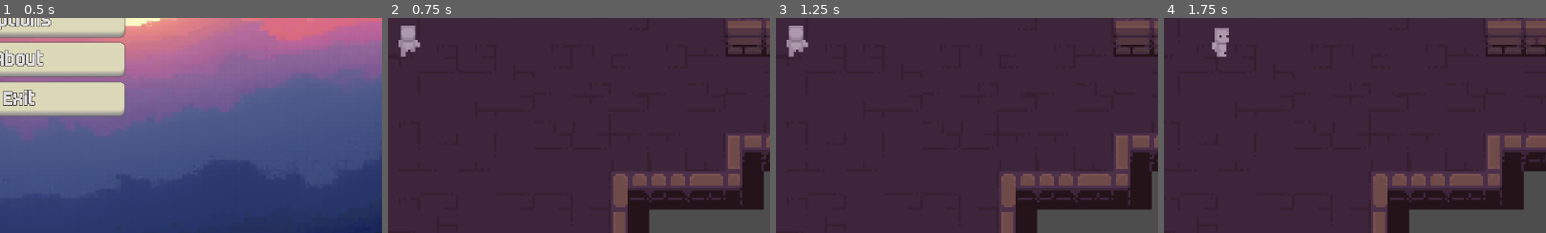
Above: before the commit, frames 1-4 (left to right).
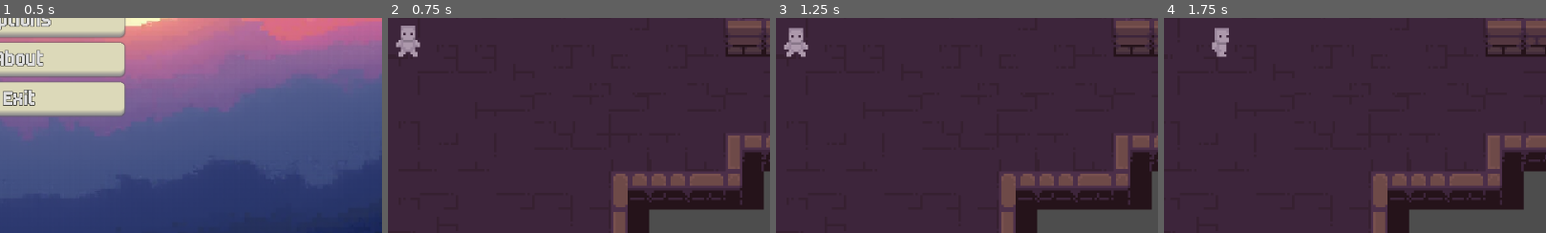
Above: after the commit, the same moments.

Repository: Ruarhid/GODOT_P
Game: Godot game, scene res://scenes/ui/main_menu.tscn
Same seed, same stepped clock (60 frames per second), same inputs: the game is played once before the commit and once after it.
Inputs (mouse positions are % of the whole screen's width and height, from its top left):
- Up to frame 1 (0.5 s): no input
- Up to frame 2 (0.75 s): click "Play" at 0.5 s
- Up to frame 3 (1.25 s): no input
- Up to frame 4 (1.75 s): move the mouse to (72, 45) at 1.27 s; hold Right (ui_right) from 1.28 s (still down); click (72, 45) at 1.42 s; tap Space at 1.52 s
The pictures show only the part of the screen within x 47-97%, y 45-95%; the shares and areas given below are measured in that part.

Frame 1 is identical in both runs. In frame 2, 0.1% of the frame differs, in the area x 2-8%, y 6-19%; in frame 3, 0.3%, in the area x 2-9%, y 3-19%; in frame 4, nothing differs.

Commit message:
move fix

Diff:
--- a/scripts/player.gd
+++ b/scripts/player.gd
@@ -1,34 +1,39 @@
 extends CharacterBody2D
 
+const SPEED = 50.0
+var last_direction = Vector2.DOWN  # По умолчанию вниз
+@onready var anime = $AnimatedSprite2D
 
-const SPEED = 50.0
-const JUMP_VELOCITY = -400.0
-
+func get_input():
+	var input_direction = Input.get_vector("ui_left", "ui_right", "ui_up", "ui_down")
+	velocity = input_direction * SPEED
+	# Обновляем last_direction, если есть движение
+	if input_direction != Vector2.ZERO:
+		last_direction = input_direction
 
 func _physics_process(_delta: float) -> void:
+	get_input()
+	update_animation(velocity)
+	move_and_slide()
 
-	if Input.is_action_pressed("ui_right"):
-		$AnimatedSprite2D.flip_h = false
-	if Input.is_action_pressed("ui_left"):
-		$AnimatedSprite2D.flip_h = true
-
-	var directionx:= Input.get_axis("ui_left", "ui_right")
-	var directiony:= Input.get_axis("ui_up", "ui_down")
-	if directionx or directiony:
-		velocity.x = directionx * SPEED
-		velocity.y = directiony * SPEED
+func update_animation(direction: Vector2):
+	if direction != Vector2.ZERO:
+		if abs(direction.x) > abs(direction.y):
+			if direction.x < 0:
+				anime.flip_h = true
+				anime.play("run_flip")
+			elif direction.x > 0:
+				anime.flip_h = false
+				anime.play("run_flip")
+		else:
+			anime.play("run_front" if direction.y > 0 else "run_back")
 	else:
-		velocity.x = move_toward(velocity.x, 0, SPEED)
-		velocity.y = move_toward(velocity.y, 0, SPEED)
-
-# Анимация
-	if velocity.y > 0:  # Движение вверх
-		$AnimatedSprite2D.play("run_front")
-	elif velocity.y < 0:  # Движение вниз
-		$AnimatedSprite2D.play("run_back")
-	elif velocity.x != 0:  # Движение влево или вправо
-		$AnimatedSprite2D.play("run_flip")  # Обычная анимация бега
-
-
-
-	move_and_slide()
+		if abs(last_direction.x) > abs(last_direction.y):
+			if last_direction.x < 0:
+				anime.flip_h = true
+				anime.play("idle_flip")
+			elif last_direction.x > 0:
+				anime.flip_h = false
+				anime.play("idle_flip")
+		else:
+			anime.play("idle_front" if last_direction.y > 0 else "idle_back")
